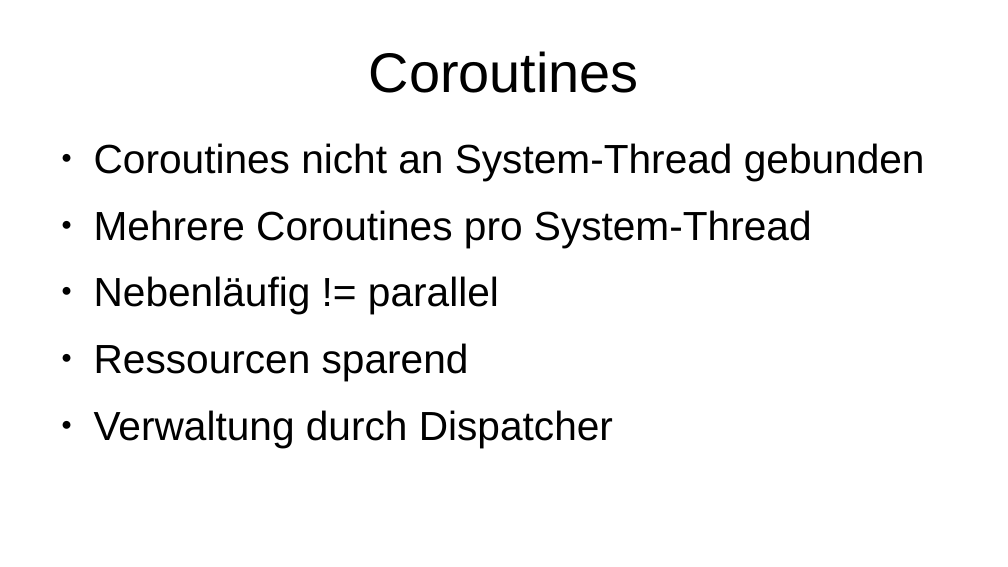
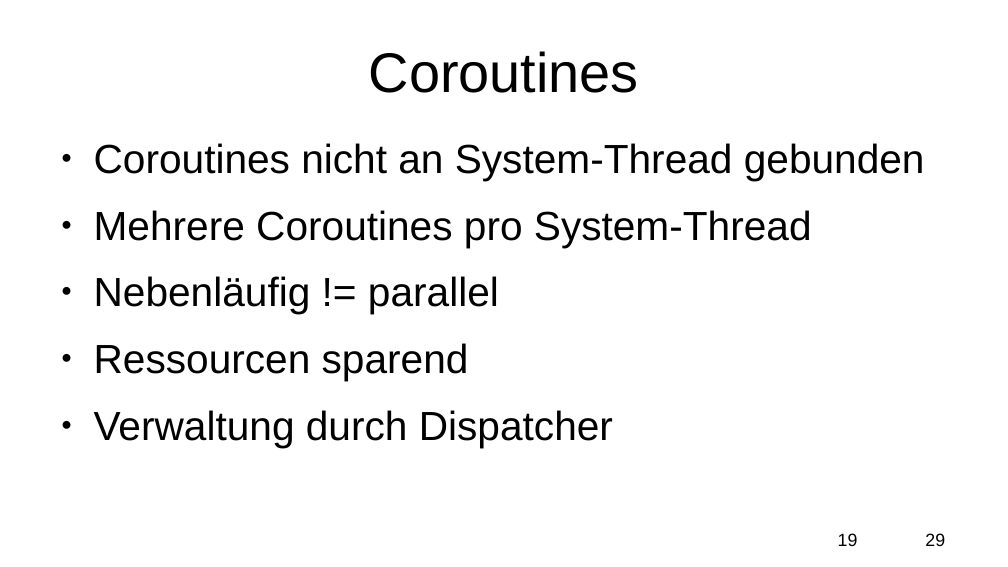
Before and after one commit to FSpruhs/kotlin-statt-java, a slide deck: slide 19 of presentation.odp. Drawn at 1008x567 pixels with LibreOffice and Linux fonts; fonts in the diff are those of the drawing. Boxes give left, top, right and bottom in pixels: in the first picture for what was removed or moved away, otherwise in the second. Text is boxed around its words. In the diff, an @@ line names an element or a change of style, - is before the commit and + after.

```diff
--- a/presentation.odp
+++ b/presentation.odp
@@ page number added at box(838, 533, 858, 546), 14 pt, text #000000 @@
+19
@@ text added at box(925, 533, 945, 546), 14 pt, text #000000 @@
+29
```
Also in this commit, not shown: 28 other slides changed.
